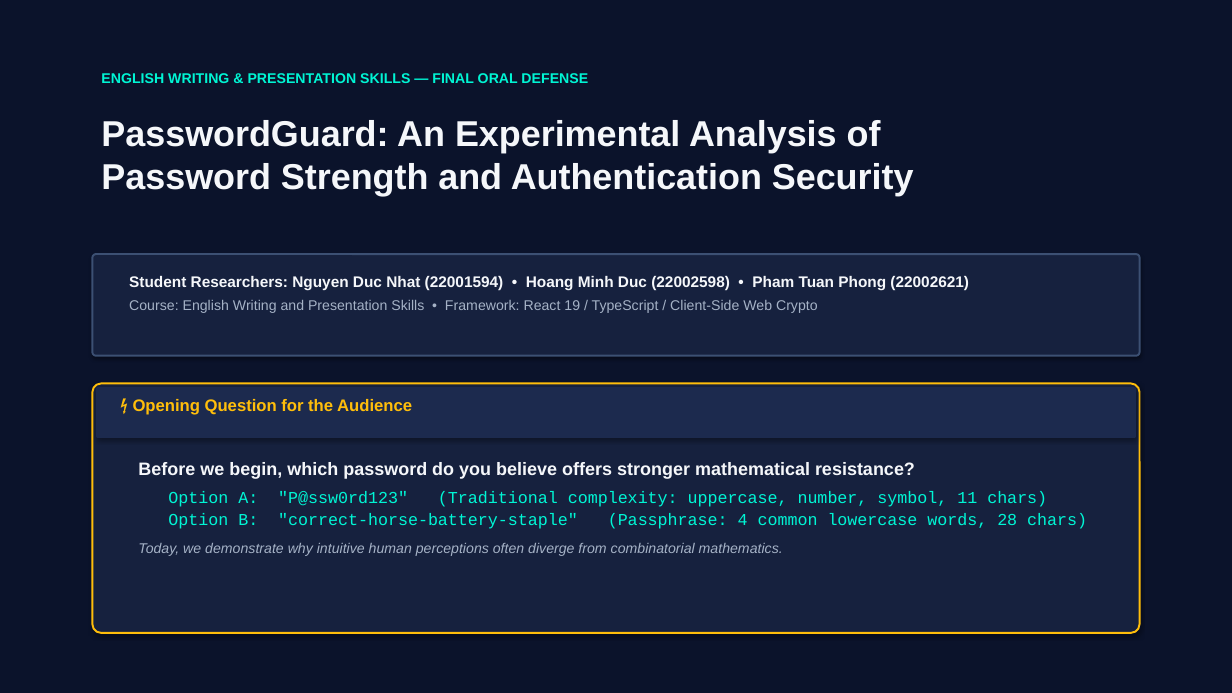
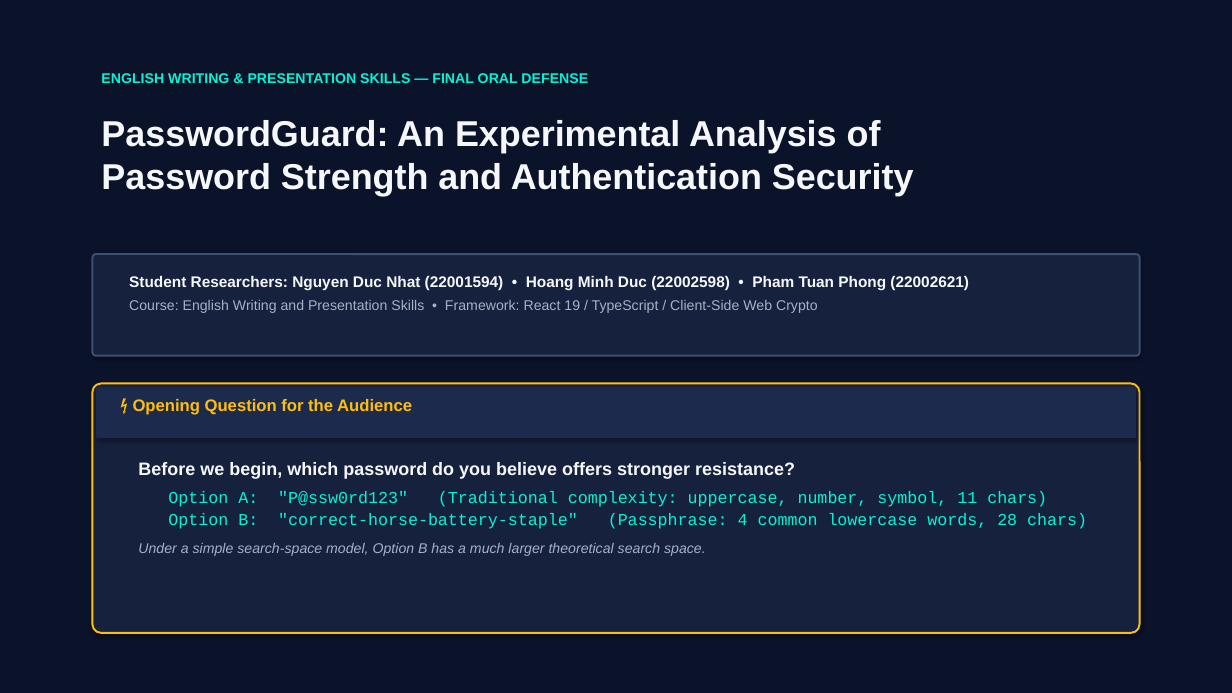
Before and after one commit to ducknhat/password-pro, a slide deck: slide 1 of final-deliverables/PasswordGuard_Presentation.pptx. Drawn at 1232x693 pixels with LibreOffice and Linux fonts; fonts in the diff are those of the drawing. Boxes give left, top, right and bottom in pixels: in the first picture for what was removed or moved away, otherwise in the second. Text is boxed around its words. In the diff, an @@ line names an element or a change of style, - is before the commit and + after.

```diff
--- a/final-deliverables/PasswordGuard_Presentation.pptx
+++ b/final-deliverables/PasswordGuard_Presentation.pptx
@@ text at (138,462,795,479): text changed @@
-Before we begin, which password do you believe offers stronger mathematical resistance?
+Before we begin, which password do you believe offers stronger resistance?
@@ text at (138,543,706,556): text changed @@
-Today, we demonstrate why intuitive human perceptions often diverge from combinatorial mathematics.
+Under a simple search-space model, Option B has a much larger theoretical search space.
```
Also in this commit, not shown: 7 other slides changed, 5 other files.
